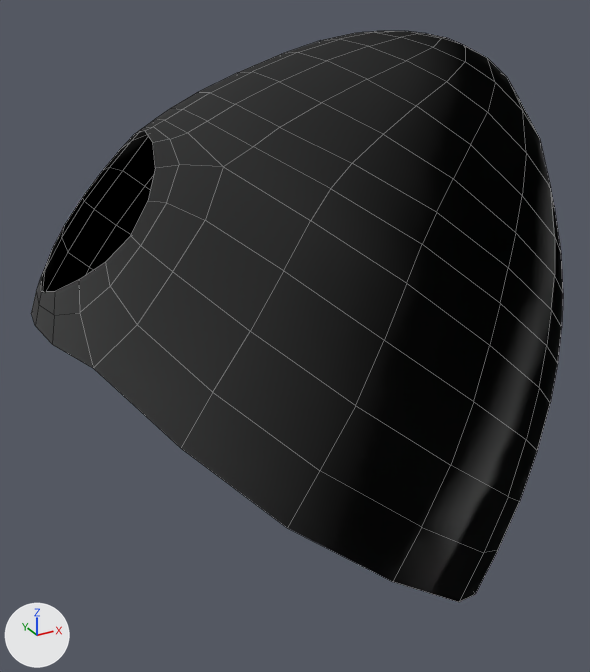
Renders of the FBX model maya/Stomach2.fbx from each side of a commit.
Both versions are drawn from a 50 mm lens placed at (-0.0081, -0.176, 0.1097), pointed at (0.0746, -0.0257, 0.0345). The axes (+X, +Y, +Z) are drawn at lower left. The lights are the same throughout. Mesh edges are drawn as thin lines. Materials are left out; every surface is plain grey. Where no turn or scale is listed for an object, it has been applied to the vertices.

The older version as bpy lines, for what is in view:
```python
me_mesh = bpy.data.meshes.new('Mesh')
me_mesh.from_pydata(...)  # 270 vertices, 252 faces; spans x 0.0175..0.1342, y -0.082..0.0256, z 0.4272..0.5582
me_mesh.materials.append(mat_phonge1)
ob_stomach2 = bpy.data.objects.new('Stomach2', me_mesh)
ob_stomach2.location = (0.0, 0.0, -0.4587)
```
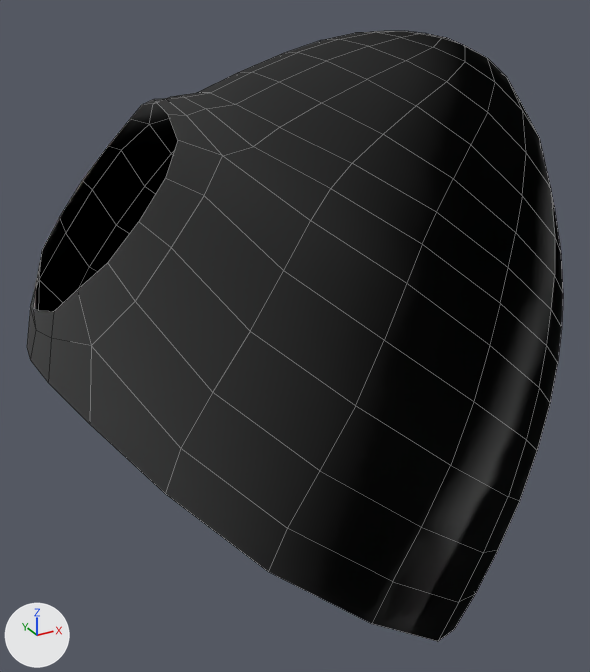
Where the newer file only moved an object's origin or applied its transform, the numbers keep the older frame.

The change in detail:
me_mesh is used by ob_stomach2; location (0.0, 0.0, -0.4587).
me_mesh had 270 vertices, 252 faces and spanned x 0.0175..0.1342, y -0.082..0.0256, z 0.4272..0.5582.
me_mesh now has 274 vertices, 256 faces and spans x 0.0157..0.1342, y -0.0821..0.0258, z 0.4193..0.5582.
Part 1, on me_mesh:
37 vertices are removed from x 0.0175..0.0438, y -0.0473..-0.0091, z 0.5063..0.543.
34 faces are deleted.
4 vertices in x 0.0369..0.0436, y -0.0514..-0.005, z 0.5228..0.5306 move by (0.0, 0.0, 0.0043).
10 vertices move from x 0.0302..0.0503, y -0.0509..-0.0055, z 0.5144..0.5458 to x 0.0302..0.0503, y -0.0509..-0.0055, z 0.5186..0.548.
41 vertices are added at x 0.0157..0.1079, y -0.0821..0.0258, z 0.4193..0.5479.
38 new faces join them.

Changed parts and their boxes [x1, y1, x2, y2] in the pictures (590 x 672 px; the box of a moved part takes in the faces that stretch with it):
'Stomach2', reshaped (7% taller)
    before: [31, 31, 563, 602]
    after: [27, 31, 563, 641]
part 1 of me_mesh, moved or reshaped
    before: [31, 93, 331, 448]
    after: [27, 93, 474, 641]
